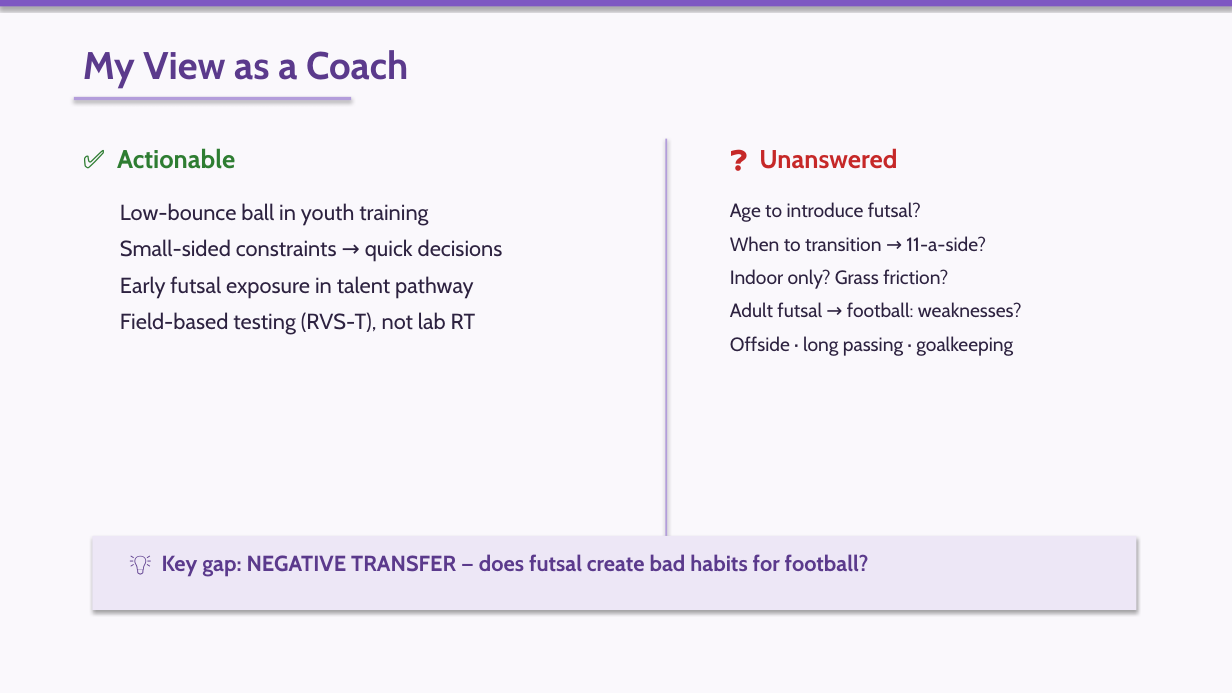
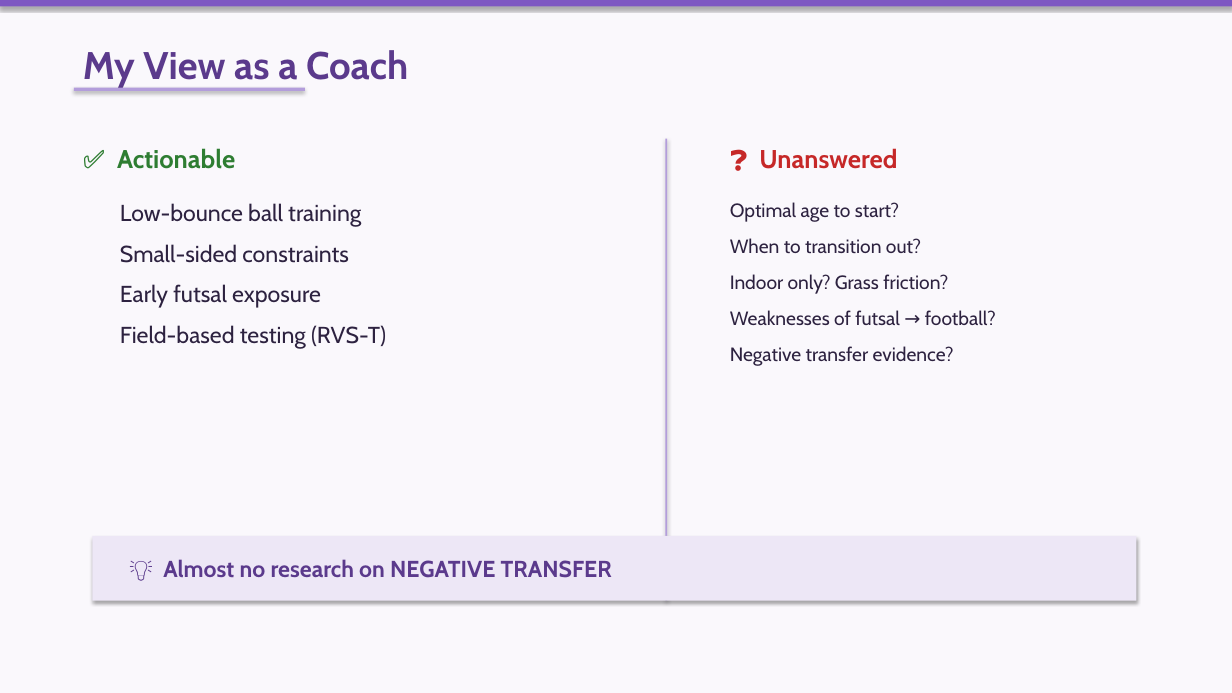
Before and after one commit to 975801846-star/workspace-outputs, a slide deck: slide 6 of lr-slides/Presenting_Article_Pena-Ardila.pptx. Drawn at 1232x693 pixels with LibreOffice and Linux fonts; fonts in the diff are those of the drawing. Boxes give left, top, right and bottom in pixels: in the first picture for what was removed or moved away, otherwise in the second. Text is boxed around its words. In the diff, an @@ line names an element or a change of style, - is before the commit and + after.

Commit message:
Peña-Ardila PPT v5: max 25 words/slide, keywords only, no sentences

```diff
--- a/lr-slides/Presenting_Article_Pena-Ardila.pptx
+++ b/lr-slides/Presenting_Article_Pena-Ardila.pptx
@@ text "My View as a Coach" at [83,50,408,89]: less space between paragraphs @@
@@ rectangle: place and size @@
-rectangle at [74,97,351,100]
+rectangle at [74,88,305,91]
@@ text at [120,203,386,349]: text changed; size 17 to 18 pt @@
-Low-bounce ball in youth training
-Small-sided constraints → quick decisions
-Early futsal exposure in talent pathway
-Field-based testing (RVS-T), not lab RT
+Low-bounce ball training
+Small-sided constraints
+Early futsal exposure
+Field-based testing (RVS-T)
@@ text at [730,202,921,253]: text changed @@
-Age to introduce futsal?
-When to transition → 11-a-side?
+Optimal age to start?
+When to transition out?
@@ text at [730,274,948,294]: more space between paragraphs @@
@@ text at [730,310,996,366]: text changed @@
-Adult futsal → football: weaknesses?
-Offside · long passing · goalkeeping
+Weaknesses of futsal → football?
+Negative transfer evidence?
@@ rectangle: place and size @@
-rectangle at [92,536,1137,610]
+rectangle at [92,536,1137,601]
@@ text at [163,559,612,578]: text changed; size 17 to 18 pt @@
-💡 Key gap: NEGATIVE TRANSFER — does futsal create bad habits for football?
+💡 Almost no research on NEGATIVE TRANSFER
```
Also in this commit, not shown: 6 other slides changed.
